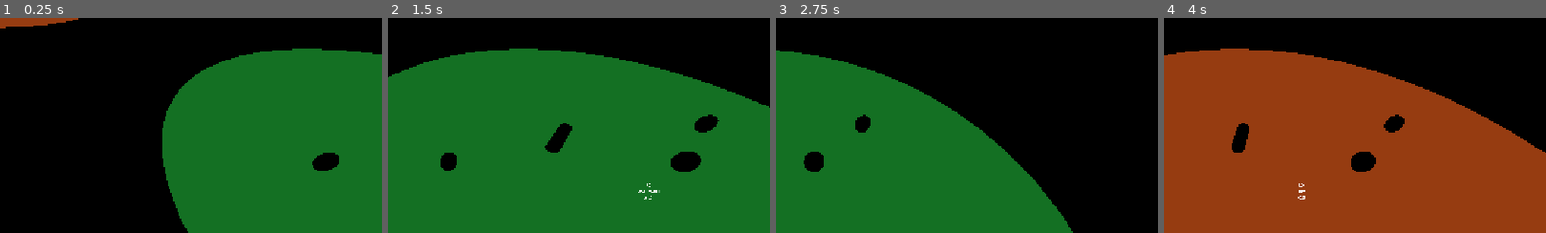
Above: before the commit, frames 1-4 (left to right).
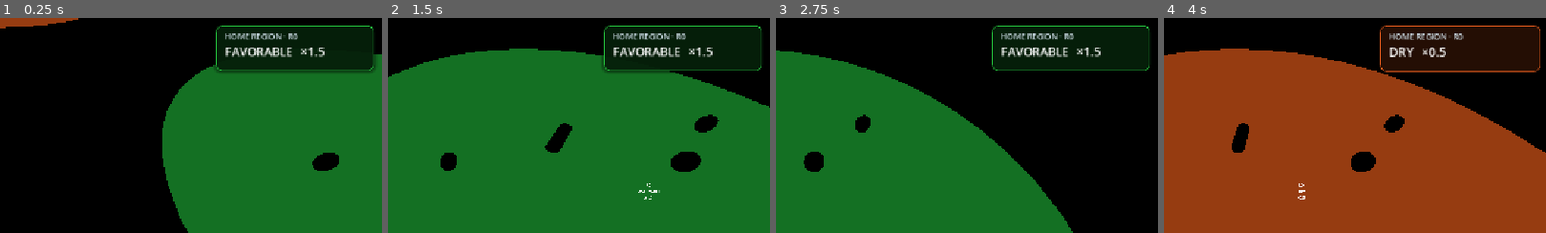
Above: after the commit, the same moments.

Repository: Ferrum-t/RTS-Game
Game: Godot game, scene res://Scenes/World/World.tscn
The game is run twice, just before and just after one commit, with the same random seed, the same clock (stepped at 60 frames per second) and the same inputs.
Inputs (mouse positions are % of the whole screen's width and height, from its top left):
- Up to frame 1 (0.25 s): no input
- Up to frame 2 (1.5 s): tap Enter at 0.5 s; move the mouse to (72, 45) at 0.52 s; hold D (move_right) 0.53-1.25 s; tap C at 0.6 s; click (72, 45) at 0.67 s; drag from (30, 55) to (45, 70) at 1.27 s
- Up to frame 3 (2.75 s): move the mouse to (60, 28) at 2.02 s; hold D (move_right) from 2.03 s (still down); tap P at 2.1 s; click (60, 28) at 2.17 s
- Up to frame 4 (4 s): release D (move_right) at 2.75 s; drag from (45, 70) to (20, 35) at 2.77 s; move the mouse to (80, 65) at 3.52 s; hold Left (move_left) from 3.53 s (still down); tap U at 3.6 s; click (80, 65) at 3.67 s
The pictures show only the part of the screen within x 50-100%, y 5-55%; the shares and areas given below are measured in that part.

The runs differ from the first frame. In frame 1, 9.0% of the frame differs, in the area x 56-99%, y 3-26%; in frame 2, 8.8%; in frame 3, 8.6%; in frame 4, 9.1%.

Commit message:
Add Climate Visual v0.1 home HUD

Diff:
--- a/Scenes/UI/ui.tscn
+++ b/Scenes/UI/ui.tscn
@@ -11,6 +11,7 @@
 [ext_resource type="Script" path="res://Scripts/UI/PackButton.gd" id="8_pack"]
 [ext_resource type="Script" path="res://Scripts/UI/UnpackButton.gd" id="9_unpack"]
 [ext_resource type="Script" path="res://Scripts/UI/CommandBar.gd" id="10_cmd"]
+[ext_resource type="Script" path="res://Scripts/UI/ClimateHomeHud.gd" id="11_climate"]
 
 [node name="UI" type="CanvasLayer"]
 
@@ -26,6 +27,18 @@
 text = "Wood: 0    Stone: 0    Gold: 0    Food: 0    Horses: 0"
 horizontal_alignment = 1
 script = ExtResource("4_resui")
+
+[node name="ClimateHomeHud" type="PanelContainer" parent="."]
+anchors_preset = 1
+anchor_left = 1.0
+anchor_right = 1.0
+offset_left = -250.0
+offset_top = 46.0
+offset_right = -12.0
+offset_bottom = 114.0
+grow_horizontal = 0
+mouse_filter = 2
+script = ExtResource("11_climate")
 
 [node name="BottomBar" type="PanelContainer" parent="."]
 anchors_preset = 12
